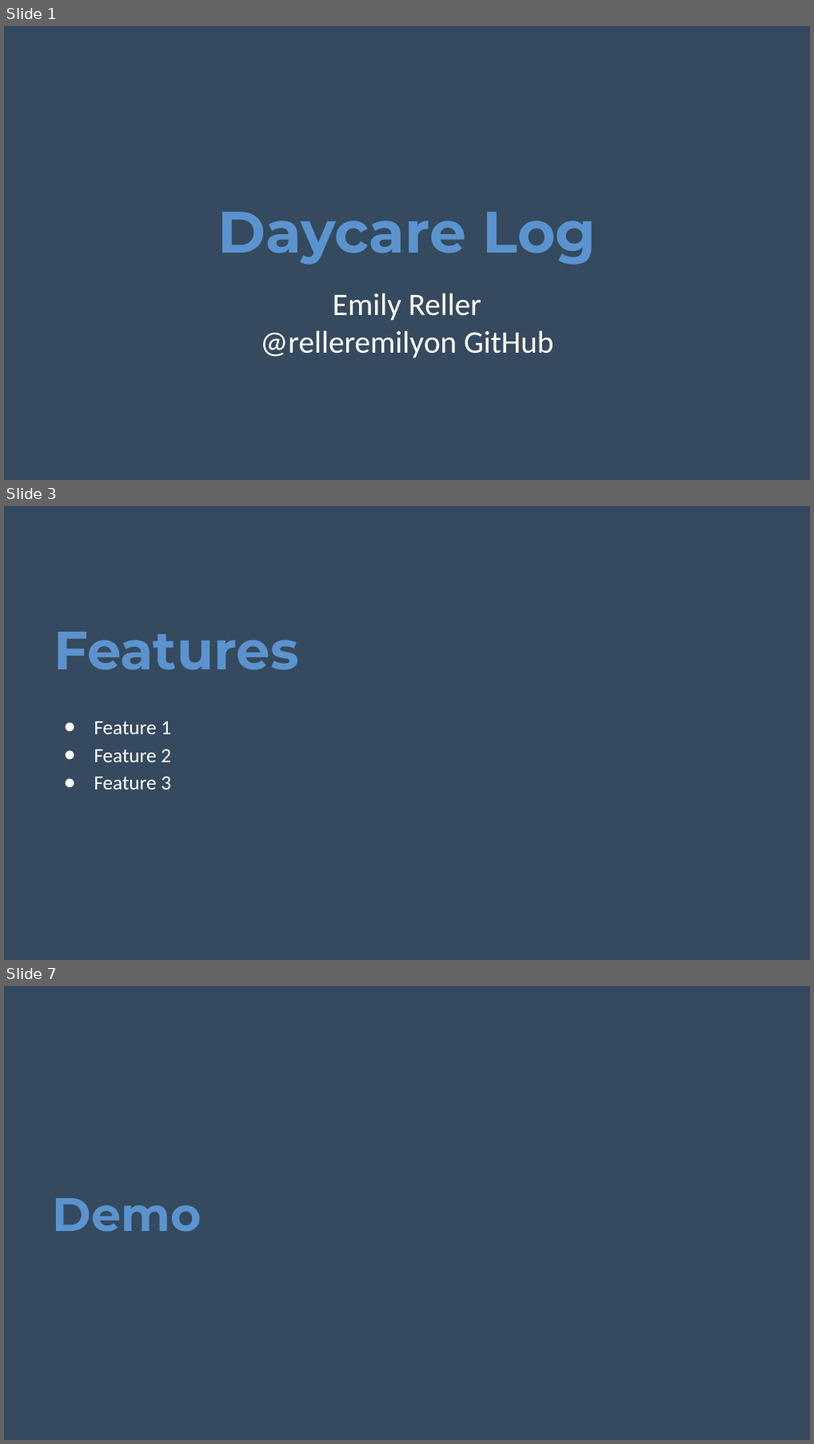
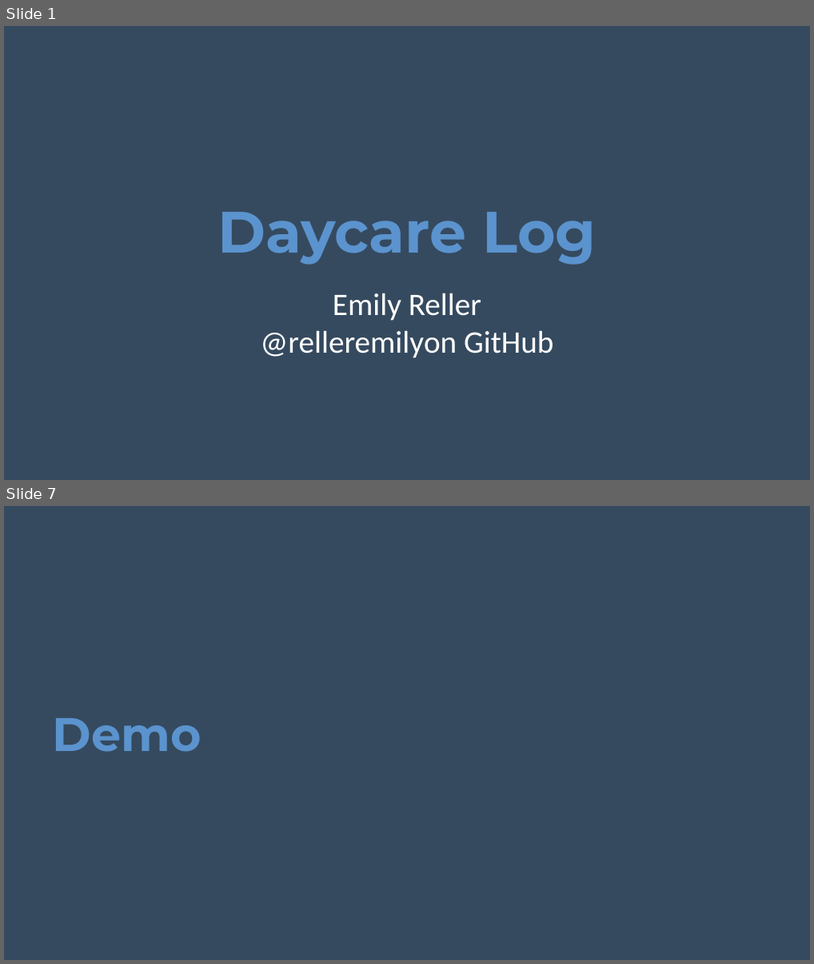
Before and after one commit to relleremily/DaycareProject, a slide deck: daycare-presentation.pptx. Shown one above the other, each under a label of ours: slides 1, 3 and 7 before the commit, slides 1 and 7 after it; the slides between them are not shown. The pictures are 814x1444 and 814x964 pixels, drawn with LibreOffice and Linux fonts; fonts in the diff are those of the drawing; background and template pictures are left out. Boxes give left, top, right and bottom in pixels: in the first picture for what was removed or moved away, otherwise in the second. Text is boxed around its words. In the diff, an @@ line names an element or a change of style, - is before the commit and + after.

```diff
--- a/daycare-presentation.pptx
+++ b/daycare-presentation.pptx
@@ slide 3 removed at (4,506,810,960), background #354A5F @@
@@ title removed at (54,632,299,670) @@
-Features
@@ text removed at (94,720,171,789) @@
-● Feature 1
-● Feature 2
-● Feature 3
```
Also in this commit, not shown: 5 slides changed, 1 slide added, 20 other files.
